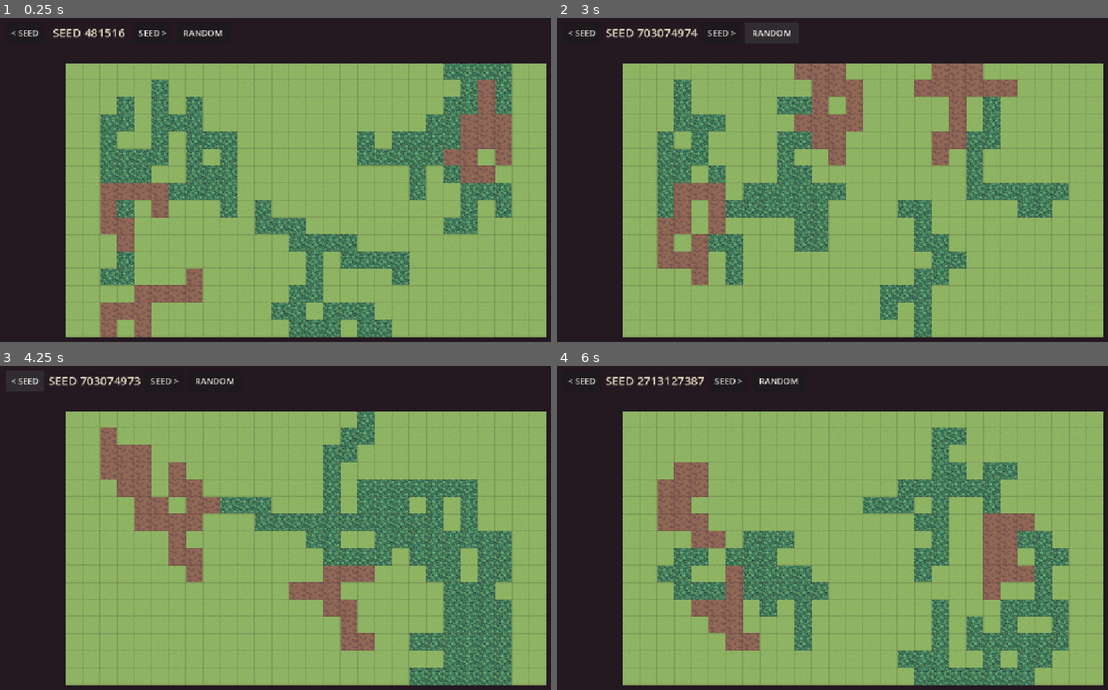
Above: before the commit, frames 1-4 (two rows, left to right).
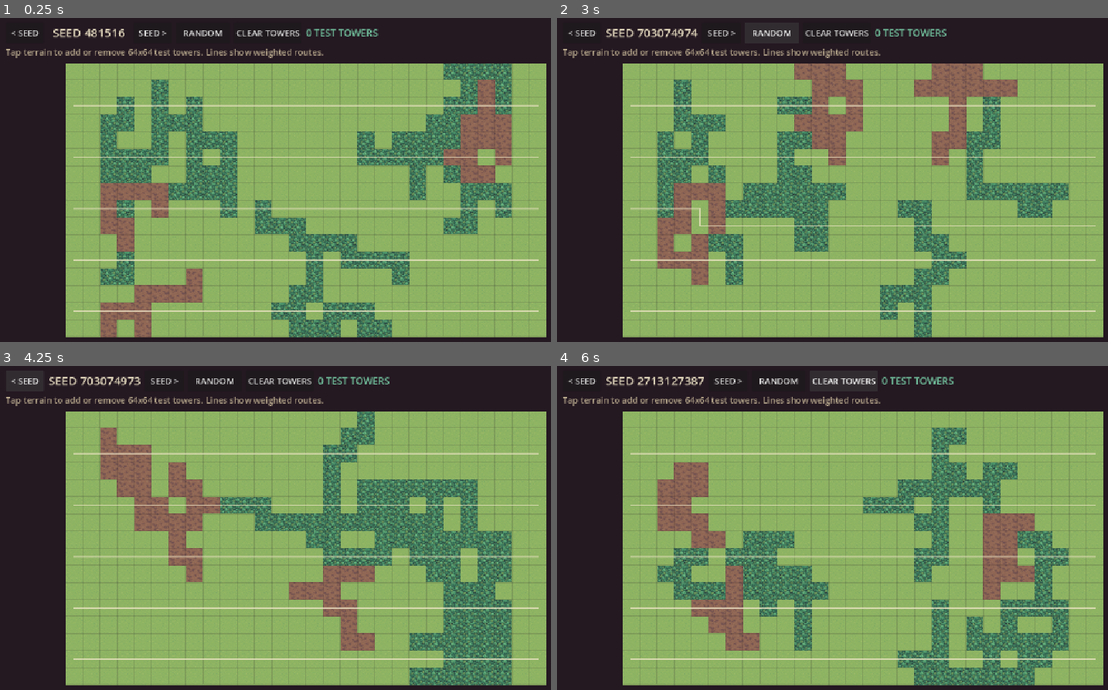
Above: after the commit, the same moments.

Repository: tstover91/Towerdefense
Game: Godot game, scene res://procedural_map/procedural_terrain_preview.tscn
Two runs of this game, one before a commit and one after it. Both use one fixed random seed, a clock stepped at 60 frames per second and the inputs below. This scene is started directly instead of the project's main scene.
Inputs (mouse positions are in pixels of both pictures, inside the frame that each line leads up to):
- Up to frame 1 (0.25 s): no input
- Up to frame 2 (3 s): click (826, 34) at 0.5 s, where only the run after the commit has a clickable "CLEAR TOWERS"; click "< SEED" at 1.25 s; click "SEED >" at 2 s; click "RANDOM" at 2.75 s
- Up to frame 3 (4.25 s): click "< SEED" at 3.5 s
- Up to frame 4 (6 s): click "SEED >" at 4.25 s; click "RANDOM" at 5 s; click (843, 382) at 5.75 s, where only the run after the commit has a clickable "CLEAR TOWERS"

The runs differ from the first frame. In frame 1, 3.1% of the frame differs, in the area x 1-98%, y 3-91%; in frame 2, 2.7%; in frame 3, 3.1%; in frame 4, 3.1%.

Commit message:
Add weighted terrain routing prototype

Diff:
--- a/procedural_map/procedural_terrain_preview.gd
+++ b/procedural_map/procedural_terrain_preview.gd
@@ -2,13 +2,17 @@
 
 const Terrain = preload("res://procedural_map/terrain_catalog.gd")
 const Generator = preload("res://procedural_map/terrain_generator.gd")
+const FlowField = preload("res://procedural_map/terrain_flow_field.gd")
 
 @export var map_seed := 481516
 
 @onready var seed_label: Label = $Interface/TopBar/SeedLabel
+@onready var tower_label: Label = $Interface/TopBar/TowerLabel
 
 var generator := Generator.new()
+var flow_field := FlowField.new()
 var terrain_textures: Dictionary = {}
+var tower_origins: Array[Vector2i] = []
 
 
 func _ready() -> void:
@@ -31,6 +35,8 @@
 				false
 			)
 	_draw_grid()
+	_draw_routes()
+	_draw_towers()
 
 
 func _load_terrain_textures() -> void:
@@ -53,10 +59,41 @@
 		draw_line(Vector2(0.0, line_y), Vector2(map_size.x, line_y), grid_color)
 
 
+func _draw_routes() -> void:
+	var route_color := Color("F0E6C8B8")
+	for start_y in [2, 5, 8, 11, 14]:
+		var route := flow_field.trace_route(Vector2i(0, start_y))
+		if route.size() < 2:
+			continue
+		var points := PackedVector2Array()
+		for cell in route:
+			points.append(
+				Vector2(cell * Terrain.TILE_SIZE)
+				+ Vector2.ONE * Terrain.TILE_SIZE * 0.5
+			)
+		draw_polyline(points, route_color, 2.0, true)
+
+
+func _draw_towers() -> void:
+	var footprint_size := Vector2(
+		FlowField.TOWER_FOOTPRINT_CELLS * Terrain.TILE_SIZE
+	)
+	for origin in tower_origins:
+		var footprint := Rect2(
+			Vector2(origin * Terrain.TILE_SIZE),
+			footprint_size
+		)
+		draw_rect(footprint, Color("241821D8"), true)
+		draw_rect(footprint.grow(-4.0), Color("75C9A3"), false, 3.0)
+		draw_circle(footprint.get_center(), 10.0, Color("75C9A3"))
+
+
 func _generate_current_seed() -> void:
 	generator.generate(map_seed)
+	tower_origins.clear()
+	_rebuild_routes()
 	seed_label.text = "SEED %d" % map_seed
-	queue_redraw()
+	_update_tower_label()
 
 
 func _fit_map_to_viewport() -> void:
@@ -88,3 +125,84 @@
 func _on_randomize_pressed() -> void:
 	map_seed = randi()
 	_generate_current_seed()
+
+
+func _on_clear_towers_pressed() -> void:
+	tower_origins.clear()
+	_rebuild_routes()
+	_update_tower_label()
+
+
+func _unhandled_input(event: InputEvent) -> void:
+	var pressed := false
+	var viewport_position := Vector2.ZERO
+	if event is InputEventMouseButton:
+		pressed = event.pressed and event.button_index == MOUSE_BUTTON_LEFT
+		viewport_position = event.position
+	elif event is InputEventScreenTouch:
+		pressed = event.pressed
+		viewport_position = event.position
+	if not pressed:
+		return
+
+	var local_position := to_local(viewport_position)
+	var cell := Vector2i(floor(local_position / float(Terrain.TILE_SIZE)))
+	if not generator.contains(cell):
+		return
+	var occupied_index := _find_tower_at_cell(cell)
+	if occupied_index >= 0:
+		tower_origins.remove_at(occupied_index)
+		_rebuild_routes()
+		_update_tower_label()
+		return
+	var origin := Vector2i(
+		clampi(cell.x, 0, Generator.GRID_SIZE.x - FlowField.TOWER_FOOTPRINT_CELLS.x),
+		clampi(cell.y, 0, Generator.GRID_SIZE.y - FlowField.TOWER_FOOTPRINT_CELLS.y)
+	)
+	if _tower_footprint_is_free(origin) and _tower_footprint_is_buildable(origin):
+		tower_origins.append(origin)
+	_rebuild_routes()
+	_update_tower_label()
+
+
+func _tower_footprint_is_free(origin: Vector2i) -> bool:
+	for existing_origin in tower_origins:
+		var difference := (origin - existing_origin).abs()
+		if (
+			difference.x < FlowField.TOWER_FOOTPRINT_CELLS.x
+			and difference.y < FlowField.TOWER_FOOTPRINT_CELLS.y
+		):
+			return false
+	return true
+
+
+func _tower_footprint_is_buildable(origin: Vector2i) -> bool:
+	for y_offset in FlowField.TOWER_FOOTPRINT_CELLS.y:
+		for x_offset in FlowField.TOWER_FOOTPRINT_CELLS.x:
+			var cell := origin + Vector2i(x_offset, y_offset)
+			var terrain_data := Terrain.get_data(generator.get_terrain(cell))
+			if not bool(terrain_data["buildable"]):
+				return false
+	return true
+
+
+func _find_tower_at_cell(cell: Vector2i) -> int:
+	for index in tower_origins.size():
+		var origin := tower_origins[index]
+		if (
+			cell.x >= origin.x
+			and cell.y >= origin.y
+			and cell.x < origin.x + FlowField.TOWER_FOOTPRINT_CELLS.x
+			and cell.y < origin.y + FlowField.TOWER_FOOTPRINT_CELLS.y
+		):
+			return index
+	return -1
+
+
+func _rebuild_routes() -> void:
+	flow_field.rebuild(generator.cells, Generator.GRID_SIZE, tower_origins)
+	queue_redraw()
+
+
+func _update_tower_label() -> void:
+	tower_label.text = "%d TEST TOWERS" % tower_origins.size()
--- a/procedural_map/procedural_terrain_preview.tscn
+++ b/procedural_map/procedural_terrain_preview.tscn
@@ -46,6 +46,27 @@
 custom_minimum_size = Vector2(100, 40)
 text = "RANDOM"
 
+[node name="ClearTowers" type="Button" parent="Interface/TopBar"]
+custom_minimum_size = Vector2(120, 40)
+text = "CLEAR TOWERS"
+
+[node name="TowerLabel" type="Label" parent="Interface/TopBar"]
+custom_minimum_size = Vector2(150, 40)
+theme_override_colors/font_color = Color(0.458824, 0.788235, 0.639216, 1)
+theme_override_font_sizes/font_size = 18
+text = "0 TEST TOWERS"
+vertical_alignment = 1
+
+[node name="Instructions" type="Label" parent="Interface"]
+offset_left = 16.0
+offset_top = 56.0
+offset_right = 750.0
+offset_bottom = 82.0
+theme_override_colors/font_color = Color(0.721569, 0.662745, 0.552941, 1)
+theme_override_font_sizes/font_size = 16
+text = "Tap terrain to add or remove 64x64 test towers. Lines show weighted routes."
+
 [connection signal="pressed" from="Interface/TopBar/PreviousSeed" to="." method="_on_previous_seed_pressed"]
 [connection signal="pressed" from="Interface/TopBar/NextSeed" to="." method="_on_next_seed_pressed"]
 [connection signal="pressed" from="Interface/TopBar/Randomize" to="." method="_on_randomize_pressed"]
+[connection signal="pressed" from="Interface/TopBar/ClearTowers" to="." method="_on_clear_towers_pressed"]
--- /dev/null
+++ b/procedural_map/terrain_flow_field.gd
@@ -0,0 +1,135 @@
+class_name TerrainFlowField
+extends RefCounted
+
+const Terrain = preload("res://procedural_map/terrain_catalog.gd")
+
+const TOWER_FOOTPRINT_CELLS := Vector2i(2, 2)
+const TOWER_ROUTE_COST := 10.0
+const CARDINAL_DIRECTIONS: Array[Vector2i] = [
+	Vector2i.LEFT,
+	Vector2i.RIGHT,
+	Vector2i.UP,
+	Vector2i.DOWN,
+]
+
+var grid_size := Vector2i.ZERO
+var terrain_cells: Array[int] = []
+var tower_cells: Dictionary = {}
+var integrated_costs: PackedFloat32Array = PackedFloat32Array()
+var next_cells: Array[Vector2i] = []
+
+
+func rebuild(
+	new_terrain_cells: Array[int],
+	new_grid_size: Vector2i,
+	tower_origins: Array[Vector2i]
+) -> void:
+	grid_size = new_grid_size
+	terrain_cells = new_terrain_cells.duplicate()
+	_build_tower_cell_lookup(tower_origins)
+
+	var cell_count := grid_size.x * grid_size.y
+	integrated_costs.resize(cell_count)
+	integrated_costs.fill(INF)
+	next_cells.resize(cell_count)
+	next_cells.fill(Vector2i(-1, -1))
+
+	var open_cells: Array[Vector2i] = []
+	for y in grid_size.y:
+		var exit_cell := Vector2i(grid_size.x - 1, y)
+		integrated_costs[_index(exit_cell)] = 0.0
+		open_cells.append(exit_cell)
+
+	while not open_cells.is_empty():
+		var cheapest_index := _find_cheapest_open_index(open_cells)
+		var current: Vector2i = open_cells.pop_at(cheapest_index)
+		var current_cost := integrated_costs[_index(current)]
+		for direction in CARDINAL_DIRECTIONS:
+			var neighbor: Vector2i = current + direction
+			if not contains(neighbor):
+				continue
+			var candidate_cost := current_cost + get_traversal_cost(current)
+			var neighbor_index := _index(neighbor)
+			if candidate_cost + 0.0001 >= integrated_costs[neighbor_index]:
+				continue
+			integrated_costs[neighbor_index] = candidate_cost
+			next_cells[neighbor_index] = current
+			if not open_cells.has(neighbor):
+				open_cells.append(neighbor)
+
+
+func contains(cell: Vector2i) -> bool:
+	return (
+		cell.x >= 0
+		and cell.y >= 0
+		and cell.x < grid_size.x
+		and cell.y < grid_size.y
+	)
+
+
+func get_next_cell(cell: Vector2i) -> Vector2i:
+	if not contains(cell):
+		return Vector2i(-1, -1)
+	return next_cells[_index(cell)]
+
+
+func get_integrated_cost(cell: Vector2i) -> float:
+	if not contains(cell):
+		return INF
+	return integrated_costs[_index(cell)]
+
+
+func get_traversal_cost(cell: Vector2i) -> float:
+	if not contains(cell):
+		return INF
+	var terrain_type := terrain_cells[_index(cell)]
+	var base_cost := float(Terrain.get_data(terrain_type)["route_cost"])
+	return base_cost + (TOWER_ROUTE_COST if tower_cells.has(cell) else 0.0)
+
+
+func is_tower_cell(cell: Vector2i) -> bool:
+	return tower_cells.has(cell)
+
+
+func trace_route(start: Vector2i) -> Array[Vector2i]:
+	var route: Array[Vector2i] = []
+	if not contains(start):
+		return route
+	var current := start
+	var visited: Dictionary = {}
+	for _step in range(grid_size.x * grid_size.y + 1):
+		route.append(current)
+		if current.x == grid_size.x - 1:
+			return route
+		if visited.has(current):
+			return []
+		visited[current] = true
+		current = get_next_cell(current)
+		if not contains(current):
+			return []
+	return []
+
+
+func _build_tower_cell_lookup(tower_origins: Array[Vector2i]) -> void:
+	tower_cells.clear()
+	for origin in tower_origins:
+		for y_offset in TOWER_FOOTPRINT_CELLS.y:
+			for x_offset in TOWER_FOOTPRINT_CELLS.x:
+				var cell := origin + Vector2i(x_offset, y_offset)
+				if contains(cell):
+					tower_cells[cell] = true
+
+
+func _find_cheapest_open_index(open_cells: Array[Vector2i]) -> int:
+	var cheapest_index := 0
+	var cheapest_cost := integrated_costs[_index(open_cells[0])]
+	for index in range(1, open_cells.size()):
+		var candidate_cost := integrated_costs[_index(open_cells[index])]
+		if candidate_cost < cheapest_cost:
+			cheapest_cost = candidate_cost
+			cheapest_index = index
+	return cheapest_index
+
+
+func _index(cell: Vector2i) -> int:
+	return cell.y * grid_size.x + cell.x
--- a/stat_database.gd
+++ b/stat_database.gd
@@ -9,7 +9,7 @@
 const ECONOMY_SCALE := 10
 const EVOLUTION_COST_MULTIPLIER := 0.50
 const BUILD_CELL_SIZE := 32.0
-const TOWER_FOOTPRINT_SIZE := Vector2(48.0, 48.0)
+const TOWER_FOOTPRINT_SIZE := Vector2(64.0, 64.0)
 const ELECTRIC_HITS_TO_PROC := 5
 const ELECTRIC_PROC_DAMAGE_CONTRIBUTION := 0.30
 const STATIC_DISCHARGE_DAMAGE_RATIO := 0.35
--- a/tools/build_controller_smoke.gd
+++ b/tools/build_controller_smoke.gd
@@ -34,14 +34,14 @@
 		Vector2(75.0, 91.0),
 		&"invader"
 	)
-	assert(snapped_position == Vector2(72.0, 88.0))
+	assert(snapped_position == Vector2(80.0, 96.0))
 	var cells: Array[Vector2i] = controller.get_tower_build_cells(
 		snapped_position,
 		&"invader"
 	)
-	assert(cells.size() == 9)
+	assert(cells.size() == 16)
 	assert(cells.front() == Vector2i(3, 4))
-	assert(cells.back() == Vector2i(5, 6))
+	assert(cells.back() == Vector2i(6, 7))
 	assert(controller.is_build_cell_in_bounds(
 		Vector2i(3, 4),
 		Rect2(Vector2.ZERO, Vector2(160.0, 160.0))
--- a/tools/procedural_terrain_smoke.gd
+++ b/tools/procedural_terrain_smoke.gd
@@ -2,6 +2,7 @@
 
 const Terrain = preload("res://procedural_map/terrain_catalog.gd")
 const Generator = preload("res://procedural_map/terrain_generator.gd")
+const FlowField = preload("res://procedural_map/terrain_flow_field.gd")
 
 
 func _ready() -> void:
@@ -18,5 +19,32 @@
 		for x in Generator.EDGE_CLEARANCE_COLUMNS:
 			assert(first.get_terrain(Vector2i(x, y)) == Terrain.TerrainType.FIELD)
 			assert(first.get_terrain(Vector2i(Generator.GRID_SIZE.x - 1 - x, y)) == Terrain.TerrainType.FIELD)
-	print("Procedural terrain smoke test passed: deterministic 28x16 field, forest, and mud generation.")
+	_test_weighted_routes()
+	print("Procedural terrain smoke test passed: generation, weighted routing, and passable 64x64 tower footprints.")
 	get_tree().quit(0)
+
+
+func _test_weighted_routes() -> void:
+	var all_field: Array[int] = []
+	all_field.resize(Generator.GRID_SIZE.x * Generator.GRID_SIZE.y)
+	all_field.fill(Terrain.TerrainType.FIELD)
+	var flow := FlowField.new()
+	flow.rebuild(all_field, Generator.GRID_SIZE, [])
+	var straight_route := flow.trace_route(Vector2i(0, 8))
+	assert(not straight_route.is_empty())
+	assert(straight_route.all(func(cell: Vector2i) -> bool: return cell.y == 8))
+
+	var tower_origin := Vector2i(12, 8)
+	flow.rebuild(all_field, Generator.GRID_SIZE, [tower_origin])
+	var diverted_route := flow.trace_route(Vector2i(0, 8))
+	assert(not diverted_route.is_empty())
+	assert(not diverted_route.has(tower_origin))
+	assert(flow.get_traversal_cost(tower_origin) == 11.0)
+
+	var tower_wall: Array[Vector2i] = []
+	for y in range(0, Generator.GRID_SIZE.y, 2):
+		tower_wall.append(Vector2i(12, y))
+	flow.rebuild(all_field, Generator.GRID_SIZE, tower_wall)
+	var forced_route := flow.trace_route(Vector2i(0, 8))
+	assert(not forced_route.is_empty())
+	assert(forced_route.any(func(cell: Vector2i) -> bool: return flow.is_tower_cell(cell)))
